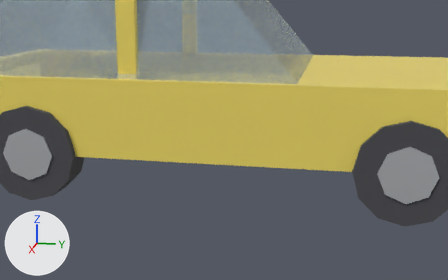
An edit to the glTF model assets/models/outdoor/car_hatchback_yellow.glb, drawn before and after from the same camera.
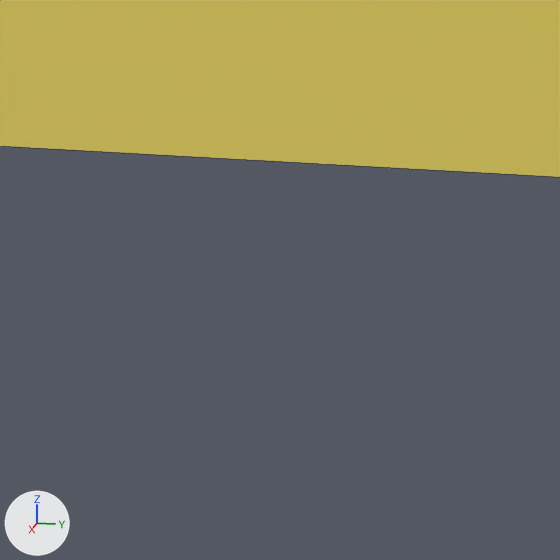
The first picture shows the older version from a 50 mm camera at (4.433, 0.838, 1.35) aimed at (-0.046, -0.058, 0.23). The close-ups show the older and then the newer version on the part from 39% to 59% of the width and 50% to 82% of the height of that picture. Only the edits that show in the close-ups are written down. The axes (+X, +Y, +Z) are drawn at lower left. The lights are the same throughout. The close-ups show mesh edges as thin lines. Where no turn or scale is listed for an object, it has been applied to the vertices.

In view in the first close-up: 'body'.
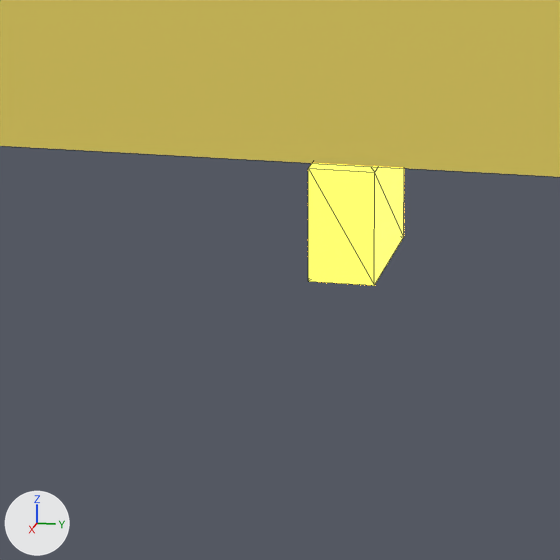
Boxes (x1, y1, x2, y2) around the edits, measured in the close-ups (560 x 560 px):
'haz_rr', added (yellow)
    after: (308, 163, 404, 285)

The edits, one by one:
Material 'hazard' (mat_hazard) is new.
Its base color is (1.0, 0.62, 0.05) (yellow #ffce3f).
Its roughness is 0.3.
Its emission color is (1.0, 0.62, 0.05) (yellow #ffce3f).
Its emission strength is 3.0.
Mesh me_haz_rr is new.
It is a box spanning x -0.9..-0.7, y 1.93..2.01, z -0.69..-0.55.
It uses material mat_hazard (yellow #ffce3f, glowing yellow #ffce3f).
Object 'haz_rr' (ob_haz_rr) is new; it shows me_haz_rr.
Its location is (0.8, -1.97, 0.62).
